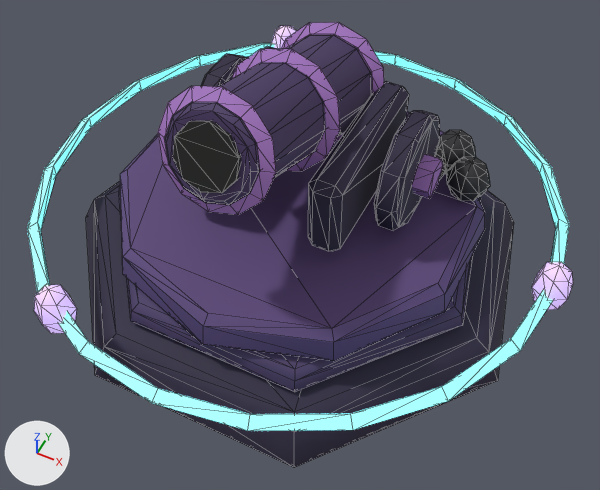
What one commit did to the glTF model assets/3d/tours/ombres-3.glb.
Both versions are drawn from a 50 mm lens placed at (0.423, -0.841, 1.096), pointed at (0.049, -0.093, 0.162). Every picture has the same lights, and +X, +Y and +Z are marked at lower left. The older version comes first. Mesh edges are drawn as thin lines. Where no turn or scale is listed for an object, it has been applied to the vertices. Vertices at exactly the same position are counted once.

In view in the first picture: 'AnneauFlottant_lueur', 'Fut_peint', 'Rune', 'Tourelle_peint', 'ombres_3_peint'.
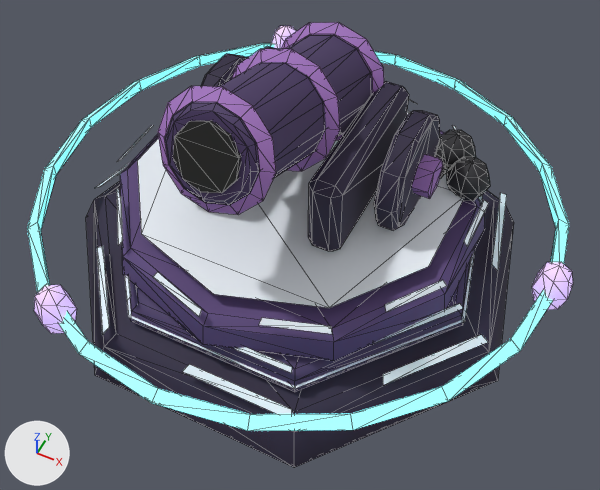
Changed parts and their boxes (x1, y1, x2, y2) in the pictures (600 x 490 px):
'ombres_3_peint', reshaped: before (86, 111, 514, 467); after (86, 100, 514, 467)
part 1 of me_dalle, added: after (95, 100, 507, 414)

The change in detail:
me_dalle is used by ob_ombres_3_peint; location (0.0, 0.0, 0.08).
me_dalle had 96 vertices, 180 faces and spanned x -0.383..0.383, y -0.354..0.393, z -0.08..0.1.
me_dalle now has 216 vertices, 246 faces and spans x -0.383..0.383, y -0.354..0.393, z -0.08..0.121.
Part 1, on me_dalle:
120 vertices are added at x -0.355..0.353, y -0.329..0.363, z 0.011..0.121.
66 new faces join them.
